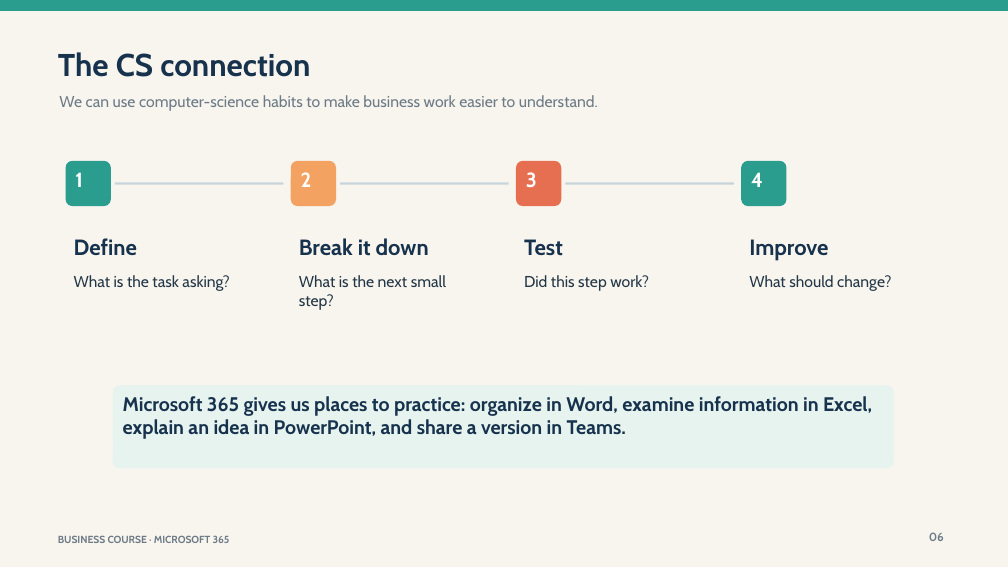
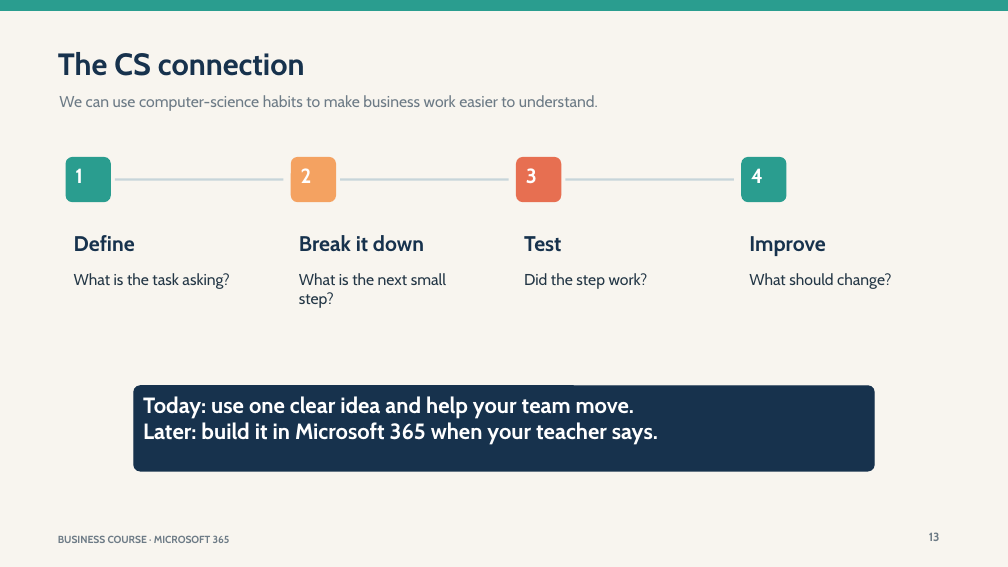
Before and after one commit to pzg8794/teaching-placement, a slide deck: slide 13 of second-placement/planning/2026-09-10-M365-Workflow-Team-Building.pptx (slide 6 before the commit). Drawn at 1008x567 pixels with LibreOffice and Linux fonts; fonts in the diff are those of the drawing. Boxes give left, top, right and bottom in pixels: in the first picture for what was removed or moved away, otherwise in the second. Text is boxed around its words. In the diff, an @@ line names an element or a change of style, - is before the commit and + after.

Commit message:
align chapter 1 teaching plan and deck

```diff
--- a/second-placement/planning/2026-09-10-M365-Workflow-Team-Building.pptx
+++ b/second-placement/planning/2026-09-10-M365-Workflow-Team-Building.pptx
@@ text "The CS connection" at [58,52,305,76]: size 30 to 29.2 pt @@
@@ 4 rounded rectangles, 3 lines: place and size @@
-4 rounded rectangles, 3 lines at [67,162,786,206]
+4 rounded rectangles, 3 lines at [67,157,786,201]
@@ size 21 to 20.2 pt in 4 elements at [74,235,135,251], [299,235,424,252], [524,236,561,252], [749,236,826,256] @@
@@ text at [524,273,648,289]: text changed @@
-Did this step work?
+Did the step work?
@@ rounded rectangle "Today: use one clear idea ...": place and size @@
-rounded rectangle "Today: use one clear idea ..." at [113,386,893,467]
+rounded rectangle "Today: use one clear idea ..." at [134,386,874,470]
@@ rounded rectangle "Today: use one clear idea ..." at [134,386,874,470]: fill #E6F3EF to #17324D; outline #E6F3EF 1.13 pt to #17324D 1.13 pt; proportions changed @@
@@ text in rounded rectangle at [143,396,658,445]: text changed; size 18.8 to 21 pt; text colour #17324D to #FFFFFF @@
-Microsoft 365 gives us places to practice: organize in Word, examine information in Excel, explain an idea in PowerPoint, and share a version in Teams.
+Today: use one clear idea and help your team move.
+Later: build it in Microsoft 365 when your teacher says.
@@ text at [929,532,940,541]: text changed @@
-06
+13
```
Also in this commit, not shown: 1 other slide changed, 11 slides added, 6 slides removed, 5 other files.
